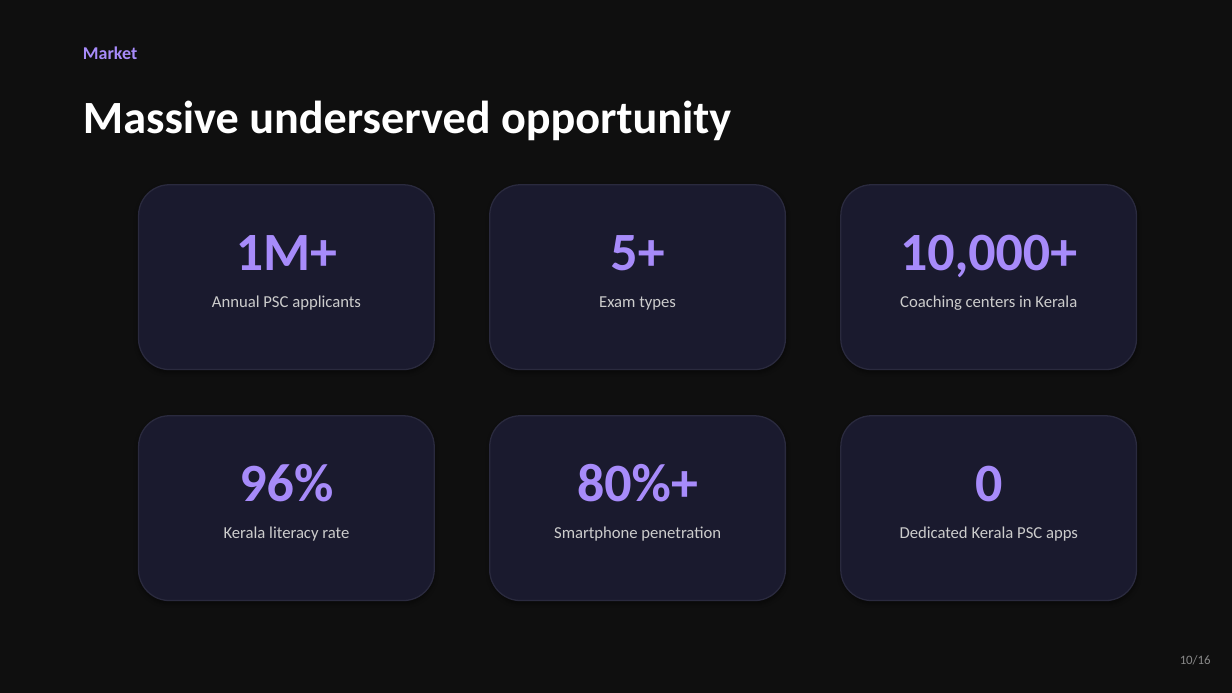
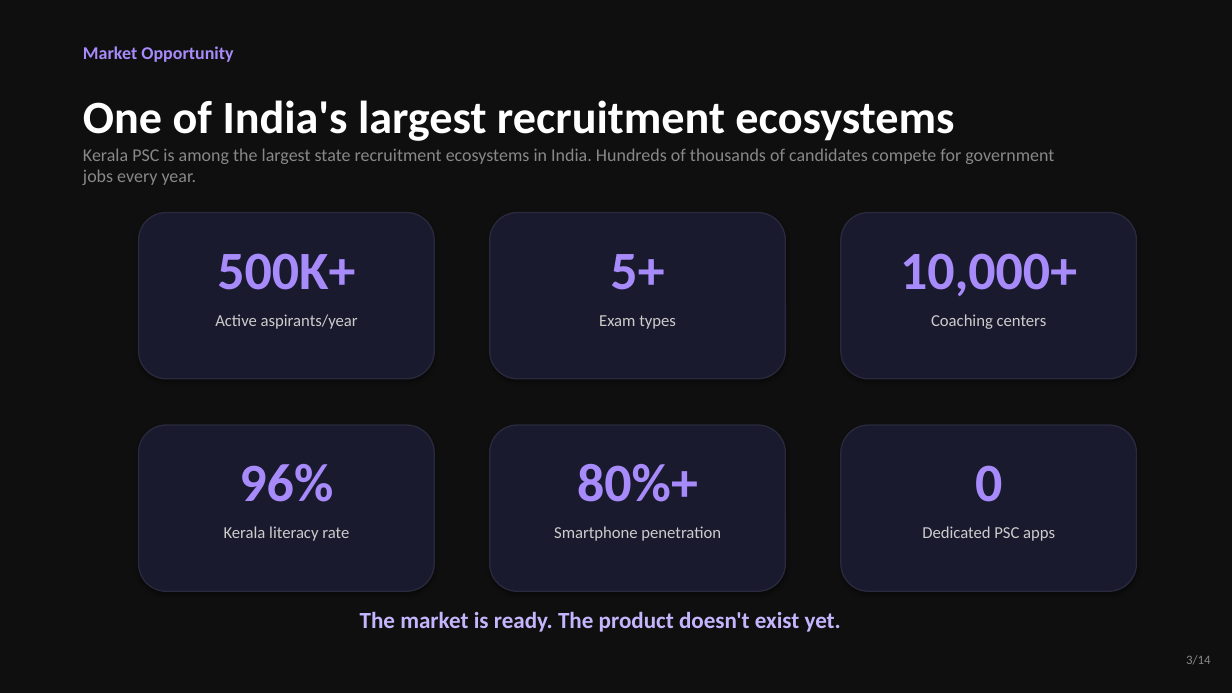
Before and after one commit to sarangn19/LakshyamPSC, a slide deck: slide 3 of Lakshyam_Investor_Pitch.pptx (slide 10 before the commit). Drawn at 1232x693 pixels with LibreOffice and Linux fonts; fonts in the diff are those of the drawing. Boxes give left, top, right and bottom in pixels: in the first picture for what was removed or moved away, otherwise in the second. Text is boxed around its words. In the diff, an @@ line names an element or a change of style, - is before the commit and + after.

Commit message:
Restructure investor deck: problem->market->moat->business flow

```diff
--- a/Lakshyam_Investor_Pitch.pptx
+++ b/Lakshyam_Investor_Pitch.pptx
@@ text at (x1=83, y1=46, x2=233, y2=62): text changed @@
-Market
+Market Opportunity
@@ text at (x1=83, y1=100, x2=954, y2=141): text changed @@
-Massive underserved opportunity
+One of India's largest recruitment ecosystems
@@ text added at (x1=83, y1=148, x2=1054, y2=185), 14 pt, text #888888 @@
+Kerala PSC is among the largest state recruitment ecosystems in India. Hundreds of thousands of candidates compete for government jobs every year.
@@ rounded rectangle resized from (x1=139, y1=185, x2=434, y2=370) to (x1=139, y1=213, x2=434, y2=379) @@
@@ text removed at (x1=236, y1=235, x2=337, y2=270) @@
-1M+
@@ rounded rectangle resized from (x1=490, y1=185, x2=786, y2=370) to (x1=490, y1=213, x2=786, y2=379) @@
@@ 3 texts moved together from (x1=599, y1=234, x2=1077, y2=310) to (x1=599, y1=253, x2=1077, y2=329) @@
@@ rounded rectangle resized from (x1=841, y1=185, x2=1137, y2=370) to (x1=841, y1=213, x2=1137, y2=379) @@
@@ text added at (x1=217, y1=253, x2=355, y2=290), 42 pt, text #A78BFA, bold @@
+500K+
@@ text removed at (x1=212, y1=295, x2=361, y2=310) @@
-Annual PSC applicants
@@ text added at (x1=215, y1=314, x2=358, y2=329), 13 pt, text #CCCCCC @@
+Active aspirants/year
@@ text at (x1=931, y1=314, x2=1047, y2=329): text changed @@
-Coaching centers in Kerala
+Coaching centers
@@ rounded rectangle resized from (x1=139, y1=416, x2=434, y2=601) to (x1=139, y1=425, x2=434, y2=592) @@
@@ rounded rectangle resized from (x1=490, y1=416, x2=786, y2=601) to (x1=490, y1=425, x2=786, y2=592) @@
@@ rounded rectangle resized from (x1=841, y1=416, x2=1137, y2=601) to (x1=841, y1=425, x2=1137, y2=592) @@
@@ text at (x1=922, y1=526, x2=1055, y2=541): text changed @@
-Dedicated Kerala PSC apps
+Dedicated PSC apps
@@ text added at (x1=360, y1=611, x2=841, y2=632), 18 pt, text #C4B5FD, bold @@
+The market is ready. The product doesn't exist yet.
@@ text at (x1=1186, y1=655, x2=1210, y2=664): text changed @@
-10/16
+3/14
```
Also in this commit, not shown: 6 other slides changed, 7 slides added, 9 slides removed, 3 other files.
